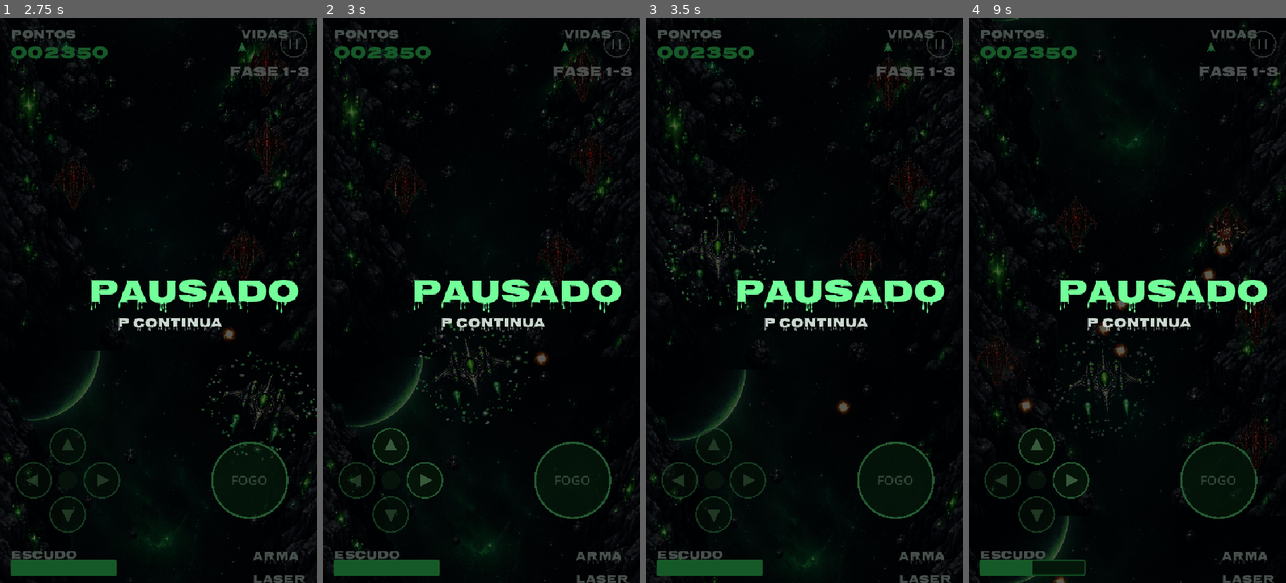
Above: before the commit, frames 1-4 (left to right).
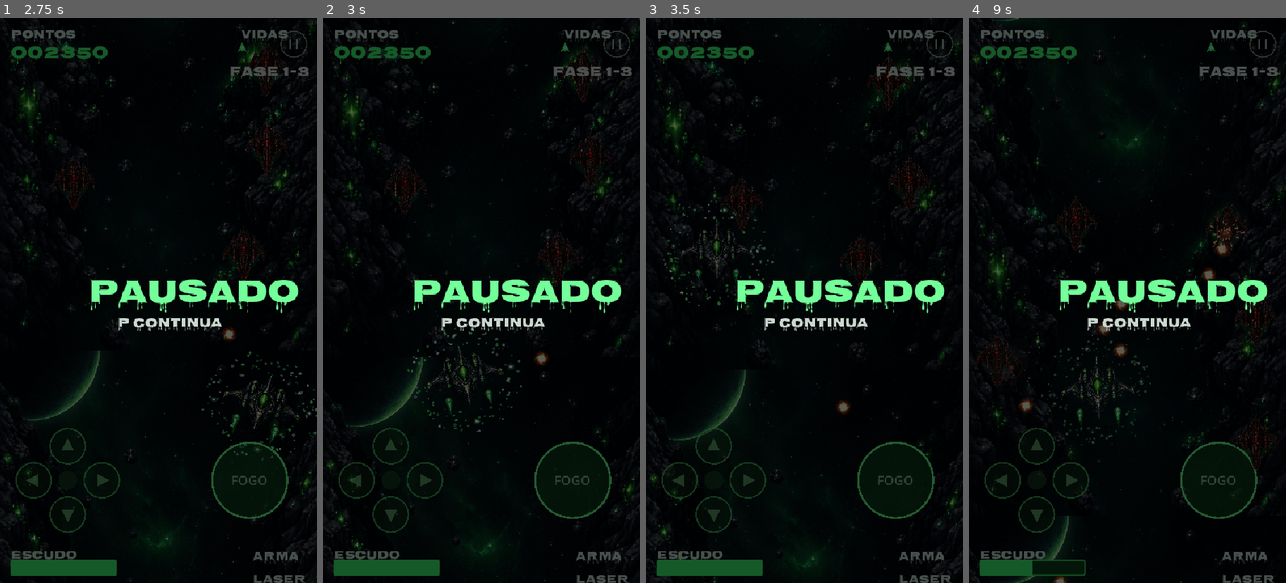
Above: after the commit, the same moments.

Repository: 4frogo/alien-field
Game: Godot game, scene res://scenes/Main.tscn
The game is run twice, just before and just after one commit, with the same random seed, the same clock (stepped at 60 frames per second) and the same inputs.
Inputs (mouse positions are in pixels of both pictures, inside the frame that each line leads up to):
- Up to frame 1 (2.75 s): tap Enter at 0.5 s; move the mouse to (228, 272) at 0.52 s; hold D 0.53-1.25 s; tap P at 0.6 s; click (228, 272) at 0.67 s; drag from (95, 328) to (142, 413) at 1.27 s; move the mouse to (190, 176) at 2.02 s; hold D from 2.03 s (still down); hold Enter from 2.03 s (still down)
- Up to frame 2 (3 s): release D at 2.75 s; release Enter at 2.75 s; drag from (465, 413) to (386, 215) at 2.77 s
- Up to frame 3 (3.5 s): no input
- Up to frame 4 (9 s): move the mouse to (1222, 385) at 3.52 s; hold A 3.53-4.25 s; tap P at 3.6, 6.6 s; drag from (1032, 215) to (1079, 159) at 4.27 s; move the mouse to (1143, 300) at 5.02 s; hold S 5.03-5.75 s; hold Enter 5.03-5.75 s; click (1143, 300) at 5.17 s; drag from (1079, 159) to (1064, 328) at 5.77 s; move the mouse to (1197, 272) at 6.52 s; hold W 6.53-7.25 s; drag from (1064, 328) to (1111, 413) at 7.27 s; move the mouse to (1159, 176) at 8.02 s; hold S 8.03-8.75 s; hold Enter 8.03-8.75 s; drag from (1111, 413) to (1032, 215) at 8.77 s

Frame 1 is identical in both runs. In frame 2, 1.4% of the frame differs, in the area x 15-66%, y 53-86%; in frame 3, 0.6%; in frame 4, 1.2%.

Commit message:
Mobile: movimento so nas setas, resto da tela ignora

Diff:
--- a/scripts/touch_controls.gd
+++ b/scripts/touch_controls.gd
@@ -17,14 +17,23 @@
 func _process(_delta: float) -> void:
 	queue_redraw()
 
+func _seta_em(p: Vector2) -> Vector2:
+	# so as 4 setas respondem (nada de area generica)
+	for s in [Vector2(0, -1), Vector2(0, 1), Vector2(-1, 0), Vector2(1, 0)]:
+		if p.distance_to(pad_center + s * pad_braco) < 44.0:
+			return s
+	return Vector2.ZERO
+
 func _direcao_de(p: Vector2) -> Vector2:
+	# deslize: direcao unica dominante perto do pad
+	if p.distance_to(pad_center) > 120.0:
+		return Vector2.ZERO
 	var d := p - pad_center
-	var out := Vector2.ZERO
-	if absf(d.x) > pad_morto:
-		out.x = 1.0 if d.x > 0 else -1.0
-	if absf(d.y) > pad_morto:
-		out.y = 1.0 if d.y > 0 else -1.0
-	return out
+	if d.length() < pad_morto:
+		return Vector2.ZERO
+	if absf(d.x) > absf(d.y):
+		return Vector2(1.0 if d.x > 0 else -1.0, 0)
+	return Vector2(0, 1.0 if d.y > 0 else -1.0)
 
 func _atualiza_analog() -> void:
 	var soma := Vector2.ZERO
@@ -43,15 +52,16 @@
 		# viewport -> coordenadas do jogo (tela do celular tem escala diferente)
 		var p: Vector2 = make_canvas_position_local(event.position)
 		if event.pressed:
-			if p.distance_to(fire_center) < 95.0 and p.x > 300.0:
+			var s := _seta_em(p)
+			if s != Vector2.ZERO:
+				zona[event.index] = "dir"
+				toques_dir[event.index] = s
+				_atualiza_analog()
+			elif p.distance_to(fire_center) < 80.0:
 				zona[event.index] = "fogo"
 				fire_ids[event.index] = true
 				player.set("fogo_touch", true)
-			elif p.x < 270.0 and p.y > 600.0:
-				zona[event.index] = "dir"
-				toques_dir[event.index] = _direcao_de(p)
-				_atualiza_analog()
-			# fora das zonas: ignora (nunca move a nave)
+			# resto da tela: ignora (nao move nem atira)
 			elif p.distance_to(pause_center) < 55.0:
 				if main_ref != null and main_ref.has_method("_alternar_pause"):
 					main_ref.call("_alternar_pause")
Not shown, changed: docs/index.html
Not shown, changed: docs/index.pck
